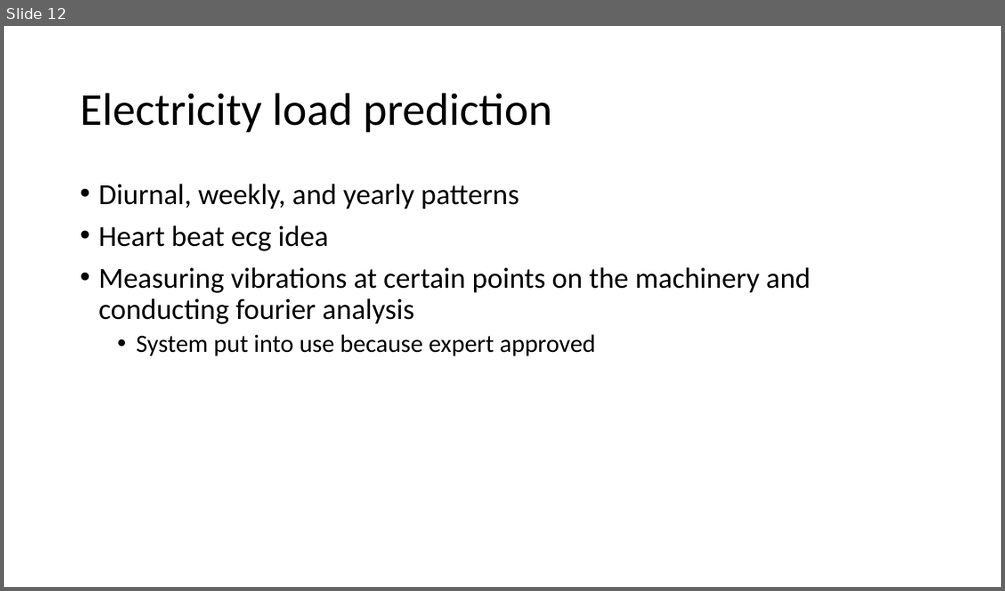
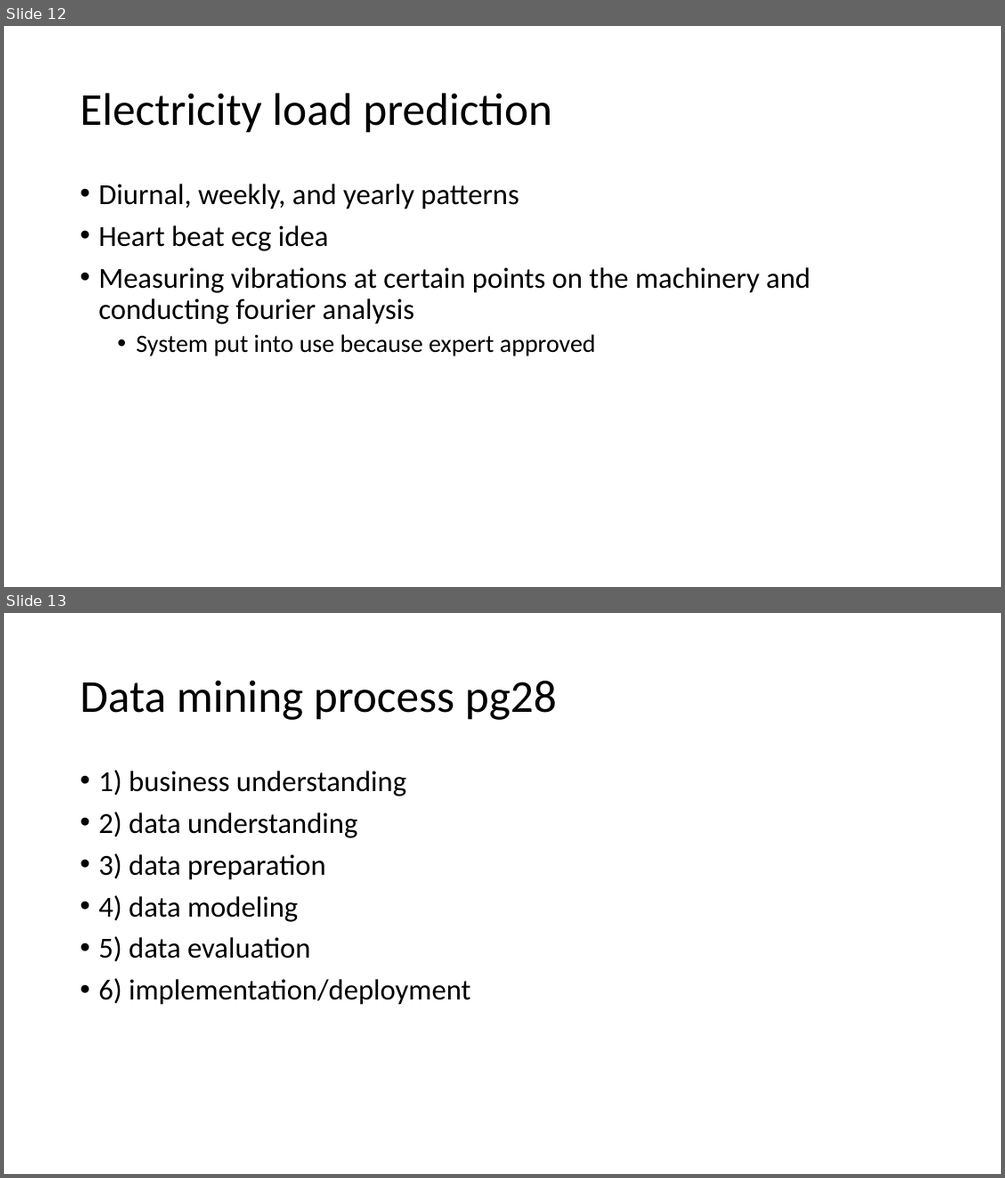
Before and after one commit to russellu/cs405, a slide deck: Lecture_intro.pptx. Shown one above the other, each under a label of ours: slide 12 before the commit, slides 12 and 13 after it. The pictures are 1005x591 and 1005x1178 pixels, drawn with LibreOffice and Linux fonts; fonts in the diff are those of the drawing. Boxes give left, top, right and bottom in pixels: in the first picture for what was removed or moved away, otherwise in the second. Text is boxed around its words. In the diff, an @@ line names an element or a change of style, - is before the commit and + after.

```diff
--- a/Lecture_intro.pptx
+++ b/Lecture_intro.pptx
@@ slide 13 added at (4, 613, 1001, 1174), background #FFFFFF @@
@@ title added at (80, 680, 557, 720), 44 pt, text #000000 @@
+Data mining process pg28
@@ text added at (98, 770, 470, 1005), 28 pt, text #000000 @@
+• 1) business understanding
+• 2) data understanding
+• 3) data preparation
+• 4) data modeling
+• 5) data evaluation
+• 6) implementation/deployment
```
Also in this commit, not shown: 16 other slides added, 3 other files.
